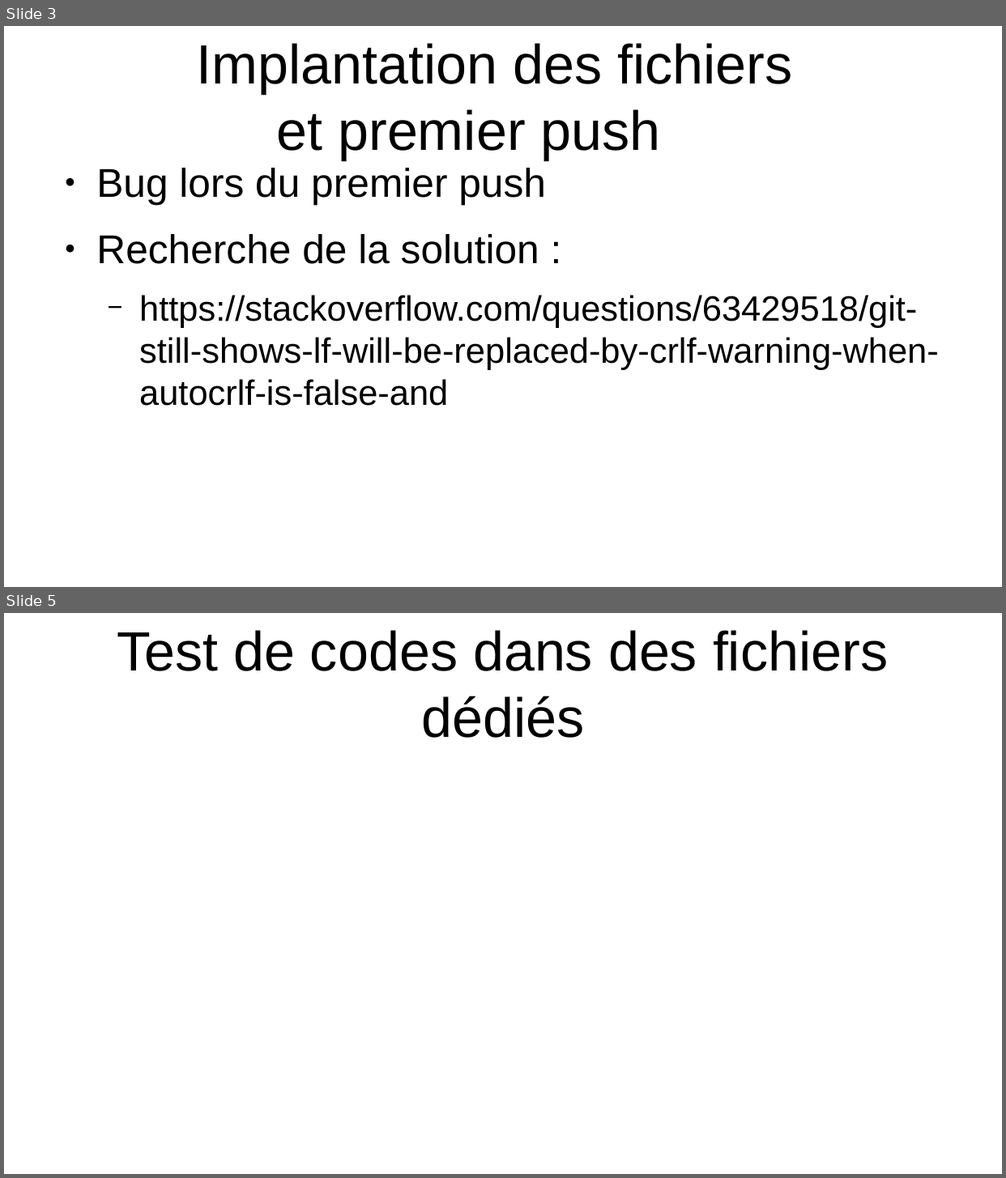
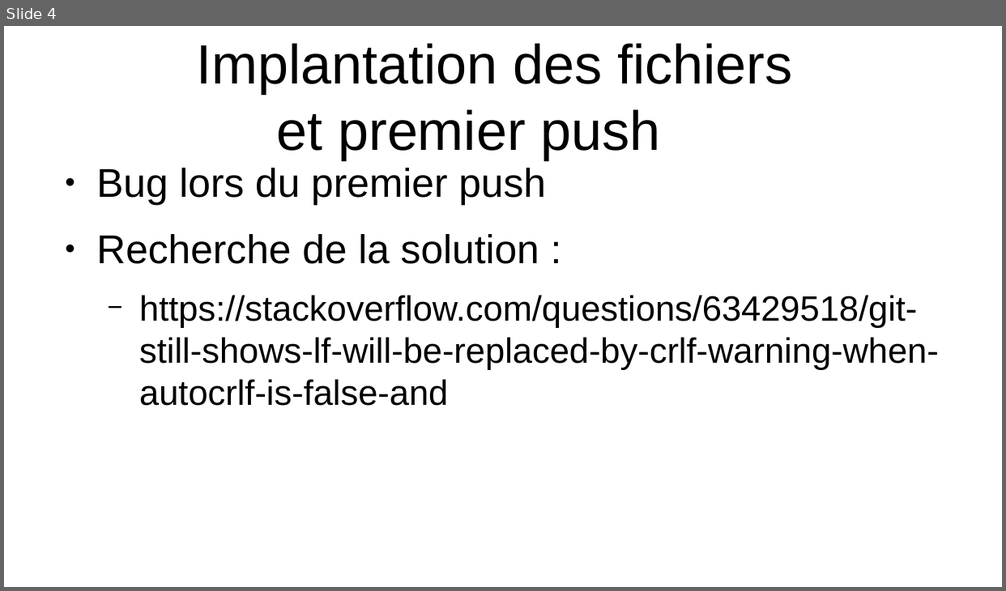
Before and after one commit to JF-Cotza/JosephCotza_2_20052021, a slide deck: Présentation.odp. Shown one above the other, each under a label of ours: slides 3 and 5 before the commit, slide 4 after it; the slides between them are not shown. The pictures are 1006x1178 and 1006x591 pixels, drawn with LibreOffice and Linux fonts; fonts in the diff are those of the drawing. Boxes give left, top, right and bottom in pixels: in the first picture for what was removed or moved away, otherwise in the second. Text is boxed around its words. In the diff, an @@ line names an element or a change of style, - is before the commit and + after.

```diff
--- a/Présentation.odp
+++ b/Présentation.odp
@@ slide 5 removed at [4, 613, 1002, 1174], background #FFFFFF @@
@@ title removed at [117, 630, 888, 738] @@
-Test de codes dans des fichiers dédiés
@@ what was slide 3 is now slide 4 @@
```
Also in this commit, not shown: 1 slide changed, 1 slide added, 9 other files.
